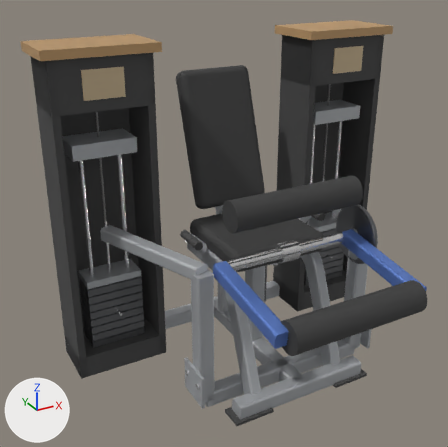
Before and after pictures for a commit that changed the glTF model catalogs/ludus/models/LD-B032/model.glb.
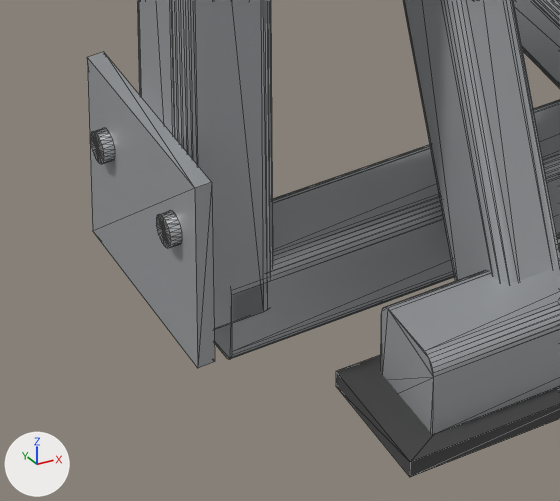
The first picture shows the older version from a camera (50 mm lens) standing at (-1.28, -1.91, 1.69) and looking at (-0.18, 0.1, 0.69). The close-ups show the older and then the newer version on the part from 38% to 58% of the width and 78% to 96% of the height of that picture. Only the edits that show in the close-ups are written down. Arrows for +X, +Y and +Z are at lower left; the lights stay in place. The close-ups show mesh edges as thin lines. Where no turn or scale is listed for an object, it has been applied to the vertices.

Objects in the first close-up: 'Mesh_0.001', 'Mesh_0.002', 'base_front', 'base_spine', 'bolt.002', 'bolt.003', 'foot.001', 'gusset.001', 'seat_rail_tube'.
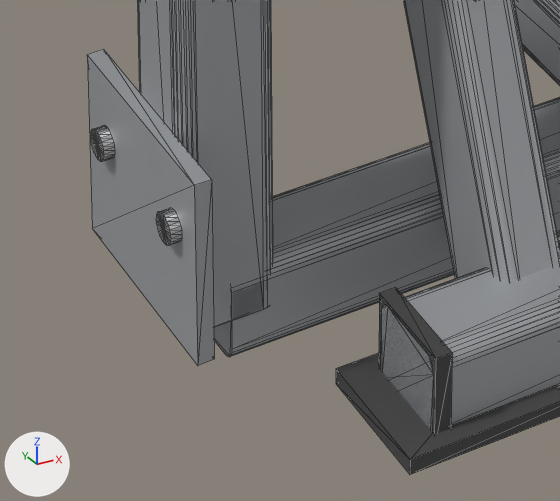
ob_equipment is not drawn itself; it is the parent of ob_base, ob_tower_left, ob_tower_right, ob_station.

What differs and where, as boxes [x1, y1, x2, y2] in the close-ups (560 x 501 px):
'Mesh_0.002', moved
    before: [214, 100, 560, 359]
    after: [214, 98, 560, 357]
'Mesh_0.001', moved
    before: [137, 0, 273, 330]
    after: [137, 0, 273, 327]
'gusset.001', moved
    before: [87, 52, 215, 368]
    after: [87, 49, 214, 365]
'base_front', moved
    before: [380, 243, 560, 435]
    after: [380, 241, 560, 432]
'foot.001', moved
    before: [336, 355, 560, 477]
    after: [336, 353, 560, 474]
'end_cap.001', added
    after: [379, 287, 452, 434]
'base_spine', moved
    before: [514, 0, 560, 88]
    after: [514, 0, 560, 86]
'bolt.003', moved
    before: [156, 210, 182, 248]
    after: [156, 208, 182, 246]
'bolt.002', moved
    before: [90, 128, 115, 164]
    after: [90, 125, 115, 162]

What changed in the scene script:
```text
Change ob_equipment:
    ob_equipment.location: (0.0, 0.143, 0.0) -> (0.0, 0.143, 0.002)
Add ob_end_cap_001:
    ob_end_cap_001 = bpy.data.objects.new('end_cap.001', me_mesh_1)
    ob_end_cap_001.parent = ob_base
    ob_end_cap_001.location = (-0.294, -0.379, 0.035)
    ob_end_cap_001.scale = (0.012, 0.074, 0.074)
```
